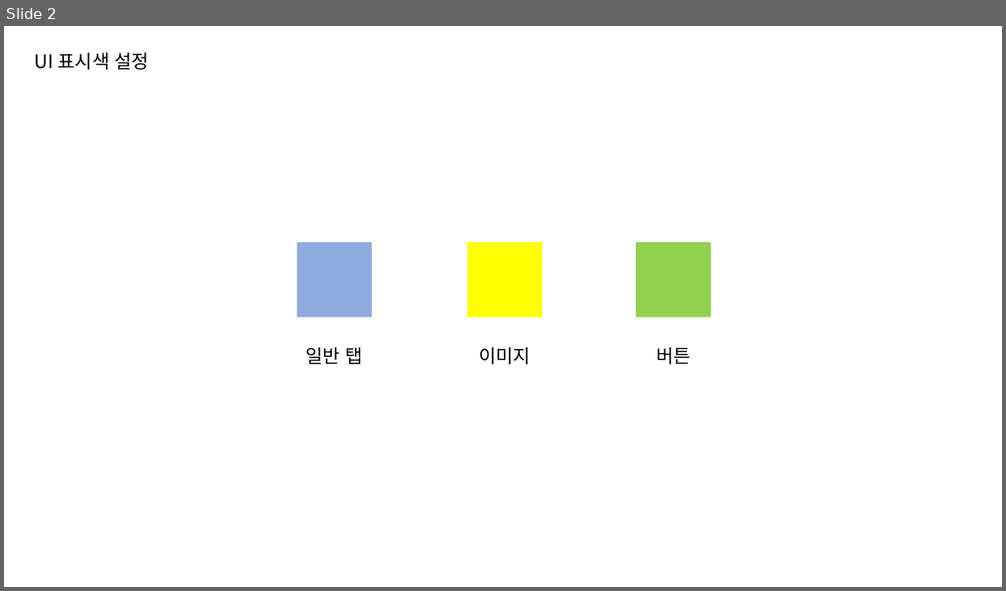
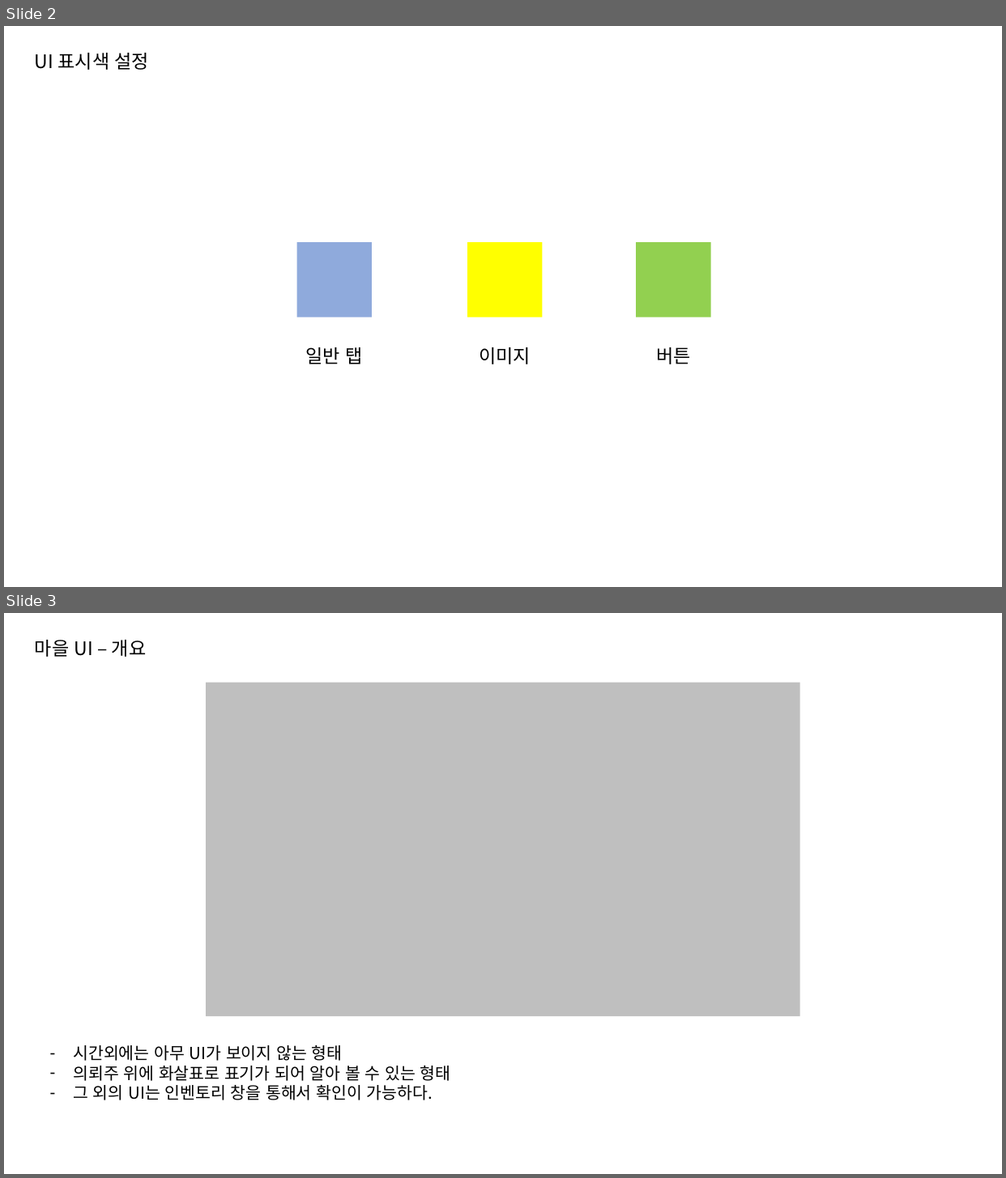
Before and after one commit to go4521304/Backyeah, a slide deck: document/UI기획서초안_ver1.1.pptx. Shown one above the other, each under a label of ours: slide 2 before the commit, slides 2 and 3 after it. The pictures are 1006x591 and 1006x1178 pixels, drawn with LibreOffice and Linux fonts; fonts in the diff are those of the drawing. Boxes give left, top, right and bottom in pixels: in the first picture for what was removed or moved away, otherwise in the second. Text is boxed around its words. In the diff, an @@ line names an element or a change of style, - is before the commit and + after.

Commit message:
Ui개요 업로드

```diff
--- a/document/UI기획서초안_ver1.1.pptx
+++ b/document/UI기획서초안_ver1.1.pptx
@@ slide 3 added at <box>4,613,1002,1174</box>, background #FFFFFF @@
@@ text added at <box>35,640,147,657</box>, 18 pt, text #000000 @@
+마을 UI – 개요
@@ rectangle added at <box>206,683,800,1017</box>, fill #BFBFBF @@
@@ text added at <box>73,1046,451,1101</box>, 16 pt, text #000000 @@
+– 시간외에는 아무 UI가 보이지 않는 형태
+– 의뢰주 위에 화살표로 표기가 되어 알아 볼 수 있는 형태
+– 그 외의 UI는 인벤토리 창을 통해서 확인이 가능하다.
```
Also in this commit, not shown: 3 slides changed, 9 other slides added, 1 other file.
